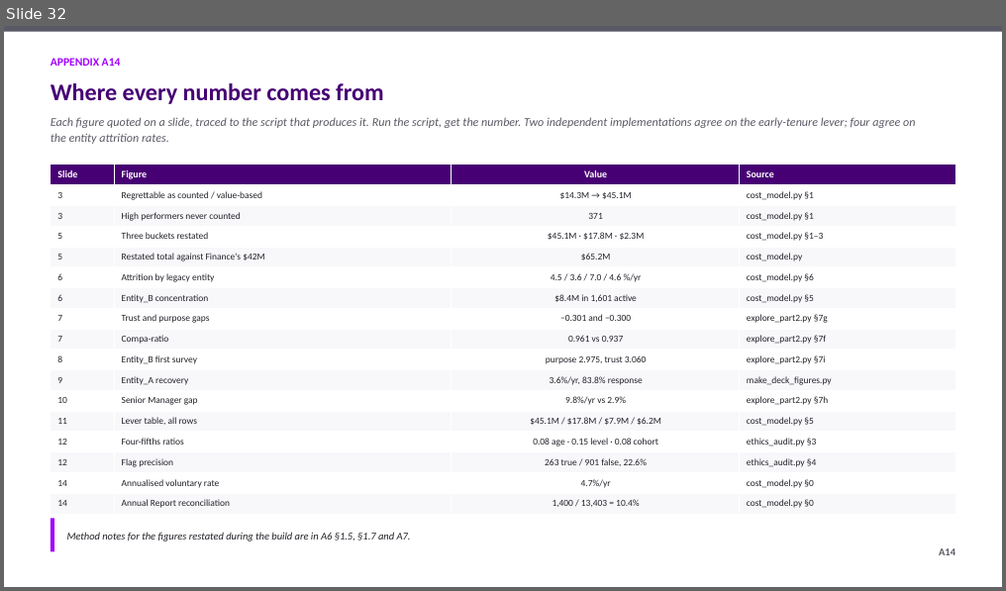
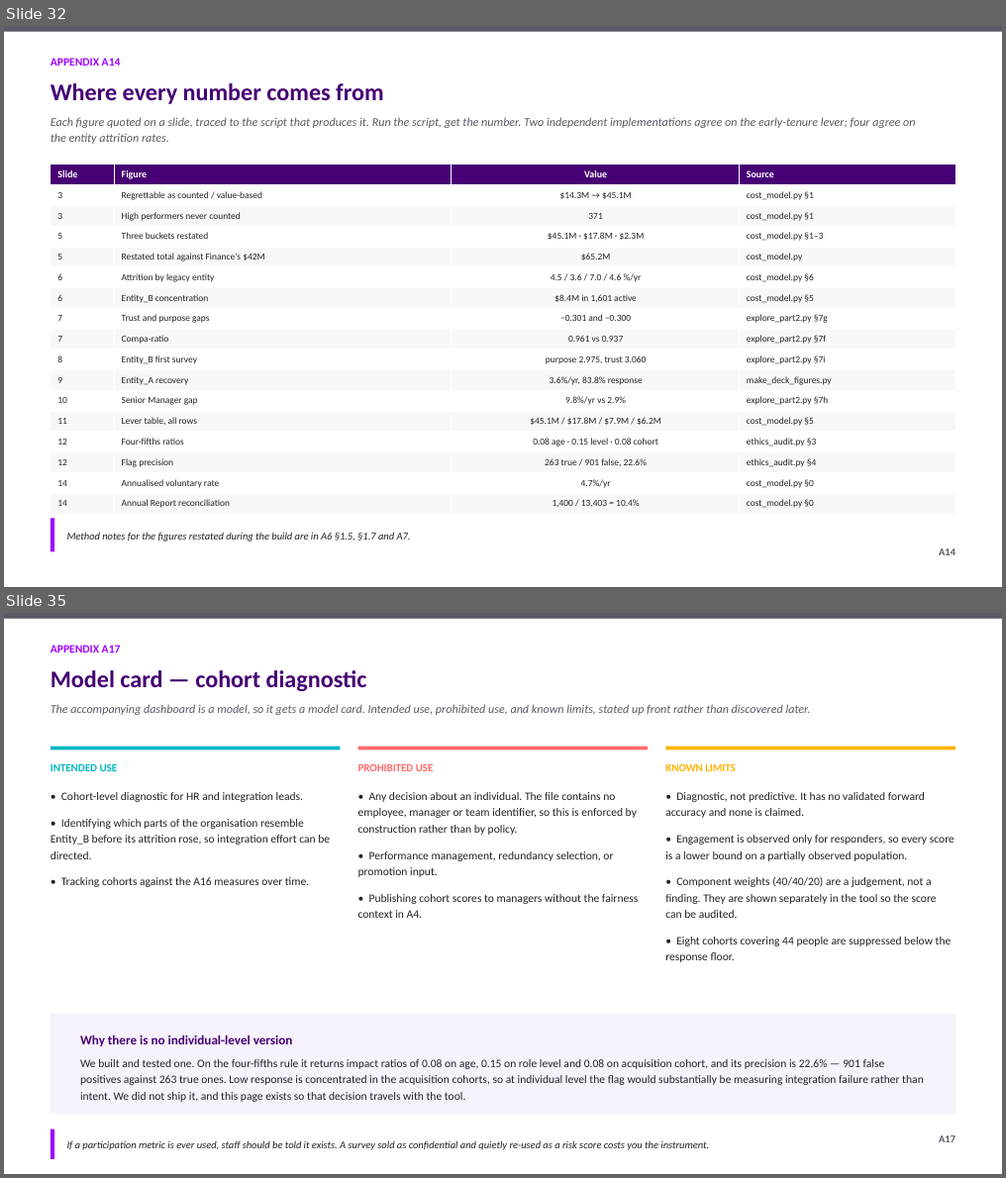
Before and after one commit to athxrva21/subaa_datathon, a slide deck: deck/NovaCorp_deck.pptx. Shown one above the other, each under a label of ours: slide 32 before the commit, slides 32 and 35 after it; the slides between them are not shown. The pictures are 1006x591 and 1006x1178 pixels, drawn with LibreOffice and Linux fonts; fonts in the diff are those of the drawing. Boxes give left, top, right and bottom in pixels: in the first picture for what was removed or moved away, otherwise in the second. Text is boxed around its words. In the diff, an @@ line names an element or a change of style, - is before the commit and + after.

Commit message:
feat(deck): add robustness, 90-day plan and model card appendices; de-duplicate chart titles

```diff
--- a/deck/NovaCorp_deck.pptx
+++ b/deck/NovaCorp_deck.pptx
@@ slide 35 added at (x1=4, y1=613, x2=1002, y2=1174), background #FFFFFF @@
@@ rectangle added at (x1=4, y1=613, x2=1002, y2=618), fill #5A5A66 @@
@@ text added at (x1=51, y1=645, x2=121, y2=653), 11 pt, text #A100FF, bold @@
+APPENDIX A17
@@ text added at (x1=51, y1=670, x2=367, y2=691), 23 pt, text #460073, bold @@
+Model card — cohort diagnostic
@@ text added at (x1=51, y1=704, x2=811, y2=715), 11.5 pt, text #5A5A66, italic @@
+The accompanying dashboard is a model, so it gets a model card. Intended use, prohibited use, and known limits, stated up front rather than discovered later.
@@ rectangle added at (x1=51, y1=747, x2=341, y2=750), fill #00B7C3 @@
@@ rectangle added at (x1=358, y1=747, x2=648, y2=750), fill #FF6B6B @@
@@ rectangle added at (x1=665, y1=747, x2=955, y2=750), fill #FFB300 @@
@@ text added at (x1=51, y1=764, x2=330, y2=887), 11 pt, text #22222A @@
+INTENDED USE
+• Cohort-level diagnostic for HR and integration leads.
+• Identifying which parts of the organisation resemble Entity_B before its attrition rose, so integration effort can be directed.
+• Tracking cohorts against the A16 measures over time.
@@ text added at (x1=358, y1=764, x2=638, y2=918), 11 pt, text #22222A @@
+PROHIBITED USE
+• Any decision about an individual. The file contains no employee, manager or team identifier, so this is enforced by construction rather than by policy.
+• Performance management, redundancy selection, or promotion input.
+• Publishing cohort scores to managers without the fairness context in A4.
@@ text added at (x1=665, y1=763, x2=954, y2=962), 11 pt, text #22222A @@
+KNOWN LIMITS
+• Diagnostic, not predictive. It has no validated forward accuracy and none is claimed.
+• Engagement is observed only for responders, so every score is a lower bound on a partially observed population.
+• Component weights (40/40/20) are a judgement, not a finding. They are shown separately in the tool so the score can be audited.
+• Eight cohorts covering 44 people are suppressed below the response floor.
@@ rectangle added at (x1=51, y1=1014, x2=956, y2=1115), fill #F7F3FC @@
@@ text added at (x1=80, y1=1035, x2=924, y2=1102), 11 pt, text #22222A @@
+Why there is no individual-level version
+We built and tested one. On the four-fifths rule it returns impact ratios of 0.08 on age, 0.15 on role level and 0.08 on acquisition cohort, and its precision is 22.6% — 901 false positives against 263 true ones. Low response is concentrated in the acquisition cohorts, so at individual level the flag would substantially be measuring integration failure rather than intent. We did not ship it, and this page exists so that decision travels with the tool.
@@ rectangle added at (x1=51, y1=1130, x2=54, y2=1159), fill #A100FF @@
@@ text added at (x1=67, y1=1141, x2=709, y2=1151), 10 pt, text #22222A, italic @@
+If a participation metric is ever used, staff should be told it exists. A survey sold as confidential and quietly re-used as a risk score costs you the instrument.
@@ text added at (x1=939, y1=1136, x2=955, y2=1143), 10 pt, text #5A5A66, bold @@
+A17
```
Also in this commit, not shown: 1 slide changed, 2 other slides added, 35 other files.
